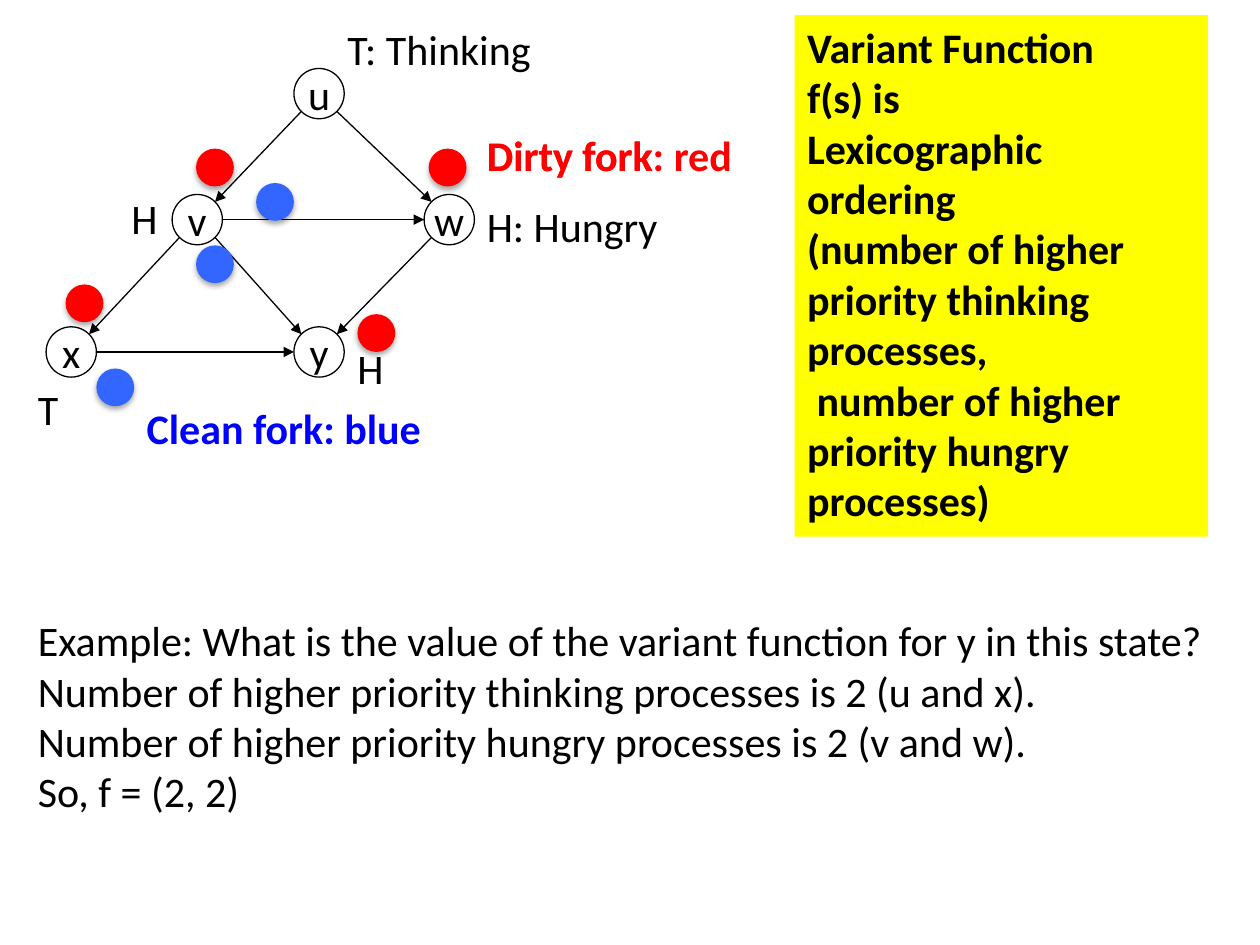
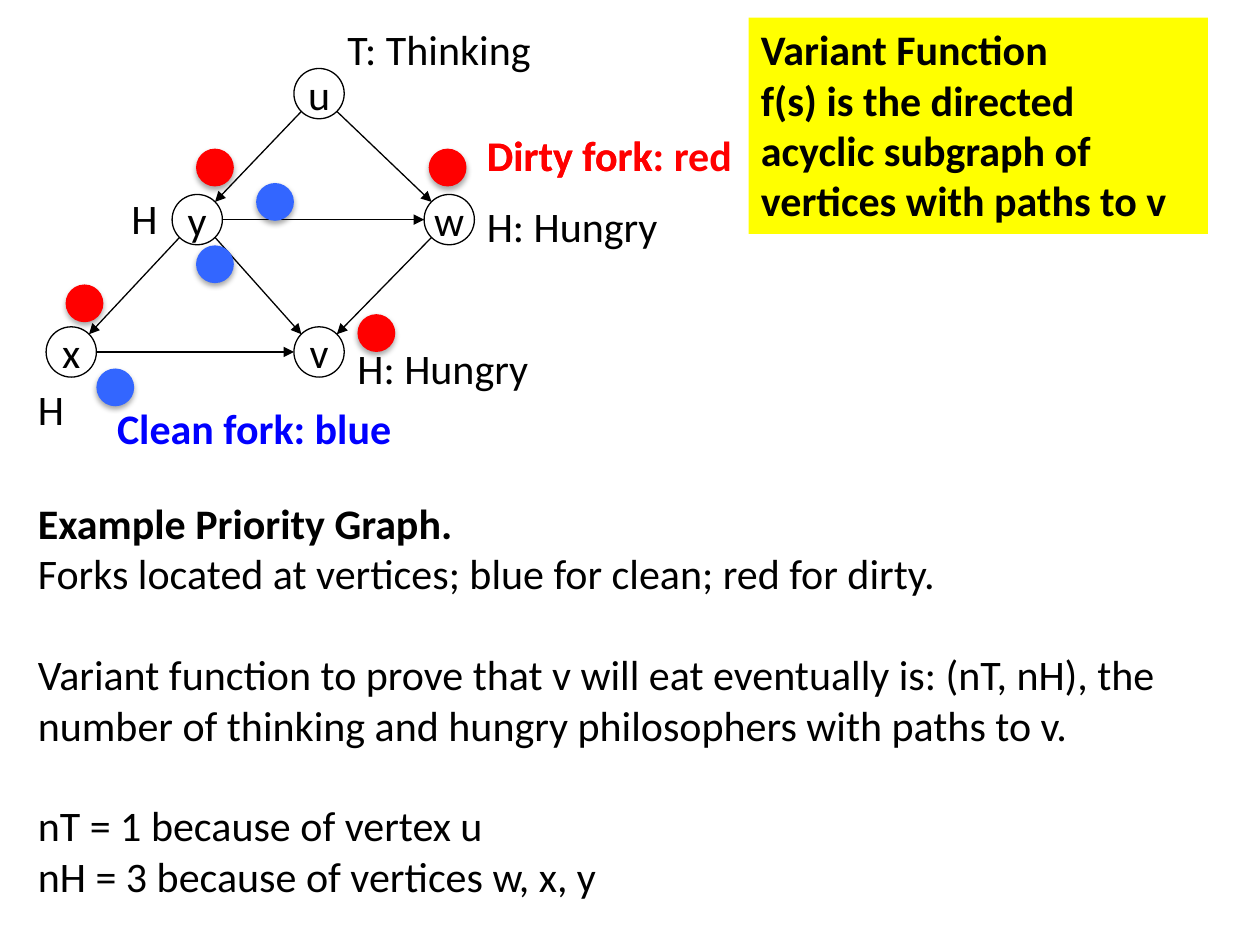
Before and after one commit to kmchandy/kmchandy.github.io, a slide deck: slide 15 of DiningPhilosophers/DiningPhilosophers.pptx (slide 22 before the commit). Drawn at 1260x945 pixels with LibreOffice and Linux fonts; fonts in the diff are those of the drawing. Boxes give left, top, right and bottom in pixels: in the first picture for what was removed or moved away, otherwise in the second. Text is boxed around its words. In the diff, an @@ line names an element or a change of style, - is before the commit and + after.

```diff
--- a/DiningPhilosophers/DiningPhilosophers.pptx
+++ b/DiningPhilosophers/DiningPhilosophers.pptx
@@ rectangle "Variant Function": place and size @@
-rectangle "Variant Function" at (795,15,1208,537)
+rectangle "Variant Function" at (748,18,1208,234)
@@ text in rectangle at (761,85,1166,223): text changed @@
-f(s) is
-Lexicographic ordering
-(number of higher priority thinking processes,
-number of higher priority hungry processes)
+f(s) is the directed acyclic subgraph of vertices with paths to v
@@ text in ellipse at (188,216,207,246): text changed @@
-v
+y
@@ text in ellipse at (310,348,329,378): text changed @@
-y
+v
@@ text at (357,350,528,392): text changed @@
-H
+H: Hungry
@@ text at (38,398,64,425): text changed @@
-T
+H
@@ text "Clean fork: blue" rewrapped from (147,414,420,445) to (117,409,391,445) @@
@@ text at (38,509,1154,899): text changed @@
-Example: What is the value of the variant function for y in this state?
-Number of higher priority thinking processes is 2 (u and x).
-Number of higher priority hungry processes is 2 (v and w).
-So, f = (2, 2)
+Example Priority Graph.
+Forks located at vertices; blue for clean; red for dirty.
+Variant function to prove that v will eat eventually is: (nT, nH), the number of thinking and hungry philosophers with paths to v.
+nT = 1 because of vertex u
+nH = 3 because of vertices w, x, y
```
Also in this commit, not shown: 11 other slides changed, 3 slides added, 6 slides removed, 29 other files.
